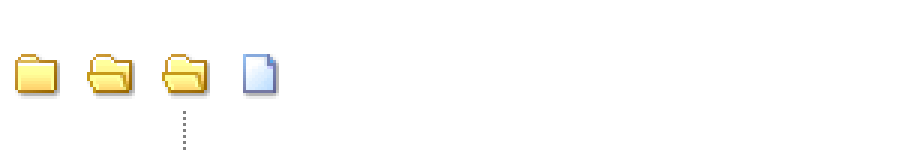
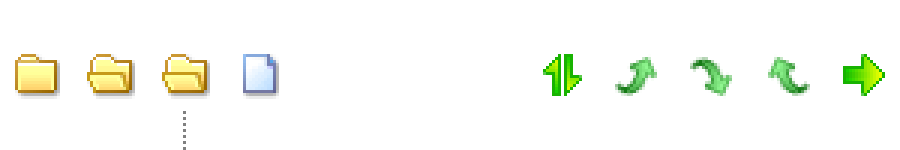
The second 900px x 150px image is a revision of the first. Changes to its layers:
added layer "箭头上1 副本 2" above "箭头上下" over box(843, 54, 885, 96)
added layer "箭头上下" above "返回2" over box(543, 54, 582, 96)
added layer "返回2" above "返回1 副本 2" over box(690, 57, 732, 99)
added layer "返回1 副本 2" above "返回1" over box(768, 54, 810, 96)
added layer "返回1" above "ex-bottom" over box(615, 54, 657, 96)
